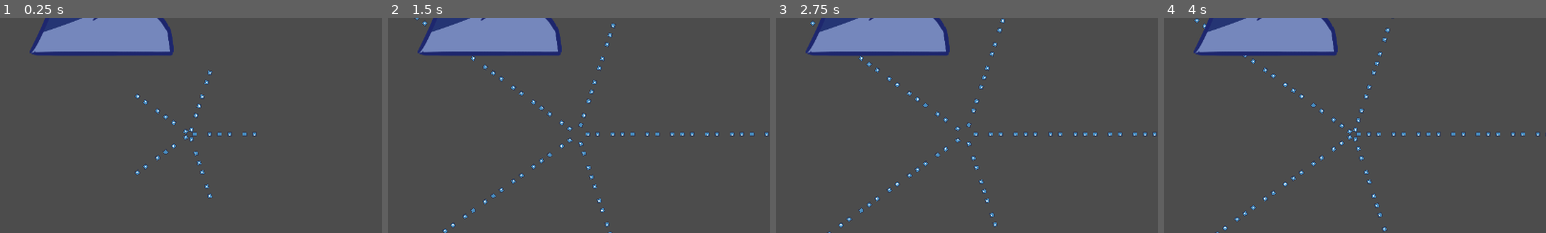
Above: before the commit, frames 1-4 (left to right).
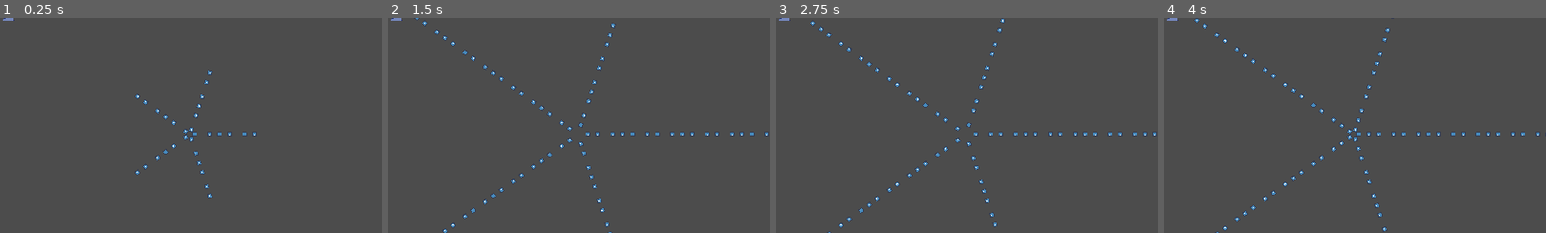
Above: after the commit, the same moments.

Repository: senseibobo/velika-gozba
Game: Godot game, scene res://World/World.tscn
Two runs of this game, one before a commit and one after it. Both use one fixed random seed, a clock stepped at 60 frames per second and the inputs below.
Inputs (mouse positions are % of the whole screen's width and height, from its top left):
- Up to frame 1 (0.25 s): no input
- Up to frame 2 (1.5 s): move the mouse to (72, 45) at 0.52 s; hold D (move_right) 0.53-1.28 s; move the mouse to (30, 55) at 1.27 s; hold S (move_down) from 1.28 s (still down)
- Up to frame 3 (2.75 s): move the mouse to (60, 28) at 2.02 s; release S (move_down) at 2.03 s; hold D (move_right) from 2.03 s (still down)
- Up to frame 4 (4 s): move the mouse to (45, 70) at 2.77 s; release D (move_right) at 2.78 s; hold W (move_up) 2.78-3.53 s; move the mouse to (80, 65) at 3.52 s; hold Left (move_left) from 3.53 s (still down)
The pictures show only the part of the screen within x 0-50%, y 0-50%; the shares and areas given below are measured in that part.

The runs differ from the first frame. In frame 1, 6.1% of the frame differs, in the area x 0-46%, y 0-18%; in frame 2, 6.1%; in frame 3, 6.1%; in frame 4, 6.1%.

Commit message:
made player smaller

Diff:
--- a/Game/Player/Player.tscn
+++ b/Game/Player/Player.tscn
@@ -26,7 +26,7 @@
 tracks/0/enabled = true
 tracks/0/keys = {
 "points": PoolRealArray( 51, -0.25, 0, 0.25, 0, 51, -0.25, 0, 0.25, 0, 51, -0.25, 0, 0.25, 0 ),
-"times": PoolRealArray( -0.1, 0.5, 1.1 )
+"times": PoolRealArray( 0, 0.5, 1.1 )
 }
 tracks/1/type = "bezier"
 tracks/1/path = NodePath("Node2D/lice:position:y")
@@ -35,8 +35,8 @@
 tracks/1/imported = false
 tracks/1/enabled = true
 tracks/1/keys = {
-"points": PoolRealArray( -566.327, -0.25, 0, 0.25, 0, -536.791, -0.25, 0, 0.25, 0, -566.327, -0.25, 0, 0.25, 0 ),
-"times": PoolRealArray( 0, 0.6, 1.1 )
+"points": PoolRealArray( -566.327, -0.25, 0, 0.25, 0 ),
+"times": PoolRealArray( 0 )
 }
 tracks/2/type = "bezier"
 tracks/2/path = NodePath("Node2D/desnaRuka:position:x")
@@ -45,8 +45,8 @@
 tracks/2/imported = false
 tracks/2/enabled = true
 tracks/2/keys = {
-"points": PoolRealArray( -266, -0.25, 0, 0.25, 0, -266, -0.25, 0, 0.25, 0, -266, -0.25, 0, 0.25, 0 ),
-"times": PoolRealArray( 0, 0.5, 1 )
+"points": PoolRealArray( -266, -0.25, 0, 0.25, 0 ),
+"times": PoolRealArray( 0 )
 }
 tracks/3/type = "bezier"
 tracks/3/path = NodePath("Node2D/desnaRuka:position:y")
@@ -55,8 +55,8 @@
 tracks/3/imported = false
 tracks/3/enabled = true
 tracks/3/keys = {
-"points": PoolRealArray( -339, -0.25, 0, 0.25, 0, -309.465, -0.25, 0, 0.25, 0, -339, -0.25, 0, 0.25, 0 ),
-"times": PoolRealArray( 0, 0.5, 1 )
+"points": PoolRealArray( -339, -0.25, 0, 0.25, 0 ),
+"times": PoolRealArray( 0 )
 }
 tracks/4/type = "bezier"
 tracks/4/path = NodePath("Node2D/uvo:position:x")
@@ -65,8 +65,8 @@
 tracks/4/imported = false
 tracks/4/enabled = true
 tracks/4/keys = {
-"points": PoolRealArray( -260, -0.25, 0, 0.25, 0, -260, -0.25, 0, 0.25, 0, -260, -0.25, 0, 0.25, 0 ),
-"times": PoolRealArray( 0, 0.5, 1 )
+"points": PoolRealArray( -260, -0.25, 0, 0.25, 0 ),
+"times": PoolRealArray( 0 )
 }
 tracks/5/type = "bezier"
 tracks/5/path = NodePath("Node2D/uvo:position:y")
@@ -75,8 +75,8 @@
 tracks/5/imported = false
 tracks/5/enabled = true
 tracks/5/keys = {
-"points": PoolRealArray( -537, -0.25, 0, 0.25, 0, -507.465, -0.25, 0, 0.25, 0, -537, -0.25, 0, 0.25, 0 ),
-"times": PoolRealArray( 0, 0.5, 1 )
+"points": PoolRealArray( -537, -0.25, 0, 0.25, 0 ),
+"times": PoolRealArray( 0 )
 }
 tracks/6/type = "bezier"
 tracks/6/path = NodePath("Node2D/kapa:position:x")
@@ -85,8 +85,8 @@
 tracks/6/imported = false
 tracks/6/enabled = true
 tracks/6/keys = {
-"points": PoolRealArray( -57, -0.25, 0, 0.25, 0, -57, -0.25, 0, 0.25, 0, -57, -0.25, 0, 0.25, 0 ),
-"times": PoolRealArray( 0, 0.5, 1 )
+"points": PoolRealArray( -57, -0.25, 0, 0.25, 0 ),
+"times": PoolRealArray( 0 )
 }
 tracks/7/type = "bezier"
 tracks/7/path = NodePath("Node2D/kapa:position:y")
@@ -95,8 +95,8 @@
 tracks/7/imported = false
 tracks/7/enabled = true
 tracks/7/keys = {
-"points": PoolRealArray( -545, -0.25, 0, 0.25, 0, -515.465, -0.25, 0, 0.25, 0, -545, -0.25, 0, 0.25, 0 ),
-"times": PoolRealArray( 0, 0.6, 1 )
+"points": PoolRealArray( -545, -0.25, 0, 0.25, 0 ),
+"times": PoolRealArray( 0 )
 }
 tracks/8/type = "bezier"
 tracks/8/path = NodePath("Node2D/telo:position:x")
@@ -105,8 +105,8 @@
 tracks/8/imported = false
 tracks/8/enabled = true
 tracks/8/keys = {
-"points": PoolRealArray( 0, -0.25, 0, 0.25, 0, 0, -0.25, 0, 0.25, 0, 0, -0.25, 0, 0.25, 0 ),
-"times": PoolRealArray( 0, 0.5, 1 )
+"points": PoolRealArray( 0, -0.25, 0, 0.25, 0 ),
+"times": PoolRealArray( 0 )
 }
 tracks/9/type = "bezier"
 tracks/9/path = NodePath("Node2D/telo:position:y")
@@ -115,8 +115,8 @@
 tracks/9/imported = false
 tracks/9/enabled = true
 tracks/9/keys = {
-"points": PoolRealArray( -375, -0.25, 0, 0.25, 0, -345.465, -0.25, 0, 0.25, 0, -375, -0.25, 0, 0.25, 0 ),
-"times": PoolRealArray( 0, 0.5, 1 )
+"points": PoolRealArray( -375, -0.25, 0, 0.25, 0 ),
+"times": PoolRealArray( 0 )
 }
 tracks/10/type = "bezier"
 tracks/10/path = NodePath("Node2D/levaRuka:position:x")
@@ -125,8 +125,8 @@
 tracks/10/imported = false
 tracks/10/enabled = true
 tracks/10/keys = {
-"points": PoolRealArray( 224, -0.25, 0, 0.25, 0, 224, -0.25, 0, 0.25, 0, 224, -0.25, 0, 0.25, 0 ),
-"times": PoolRealArray( 0, 0.5, 1 )
+"points": PoolRealArray( 224, -0.25, 0, 0.25, 0 ),
+"times": PoolRealArray( 0 )
 }
 tracks/11/type = "bezier"
 tracks/11/path = NodePath("Node2D/levaRuka:position:y")
@@ -135,8 +135,8 @@
 tracks/11/imported = false
 tracks/11/enabled = true
 tracks/11/keys = {
-"points": PoolRealArray( -383, -0.25, 0, 0.25, 0, -353.465, -0.25, 0, 0.25, 0, -383, -0.25, 0, 0.25, 0 ),
-"times": PoolRealArray( 0, 0.5, 1 )
+"points": PoolRealArray( -383, -0.25, 0, 0.25, 0 ),
+"times": PoolRealArray( 0 )
 }
 tracks/12/type = "bezier"
 tracks/12/path = NodePath("levaNoga:position:x")
@@ -145,8 +145,8 @@
 tracks/12/imported = false
 tracks/12/enabled = true
 tracks/12/keys = {
-"points": PoolRealArray( 140, -0.25, 0, 0.25, 0, 150, -0.25, 0, 0.25, 0, 140, -0.25, 0, 0.25, 0 ),
-"times": PoolRealArray( 0, 0.5, 1 )
+"points": PoolRealArray( 140, -0.25, 0, 0.25, 0 ),
+"times": PoolRealArray( 0 )
 }
 tracks/13/type = "bezier"
 tracks/13/path = NodePath("levaNoga:position:y")
@@ -155,8 +155,8 @@
 tracks/13/imported = false
 tracks/13/enabled = true
 tracks/13/keys = {
-"points": PoolRealArray( -48, -0.25, 0, 0.25, 0, -48, -0.25, 0, 0.25, 0, -48, -0.25, 0, 0.25, 0 ),
-"times": PoolRealArray( 0, 0.5, 1 )
+"points": PoolRealArray( -48, -0.25, 0, 0.25, 0 ),
+"times": PoolRealArray( 0 )
 }
 tracks/14/type = "bezier"
 tracks/14/path = NodePath("desnaNoga:position:x")
@@ -165,8 +165,8 @@
 tracks/14/imported = false
 tracks/14/enabled = true
 tracks/14/keys = {
-"points": PoolRealArray( -136, -0.25, 0, 0.25, 0, -148, -0.25, 0, 0.25, 0, -136, -0.25, 0, 0.25, 0 ),
-"times": PoolRealArray( 0, 0.5, 1 )
+"points": PoolRealArray( -136, -0.25, 0, 0.25, 0 ),
+"times": PoolRealArray( 0 )
 }
 tracks/15/type = "bezier"
 tracks/15/path = NodePath("desnaNoga:position:y")
@@ -175,8 +175,8 @@
 tracks/15/imported = false
 tracks/15/enabled = true
 tracks/15/keys = {
-"points": PoolRealArray( -53, -0.25, 0, 0.25, 0, -53, -0.25, 0, 0.25, 0, -53, -0.25, 0, 0.25, 0 ),
-"times": PoolRealArray( 0, 0.5, 1 )
+"points": PoolRealArray( -53, -0.25, 0, 0.25, 0 ),
+"times": PoolRealArray( 0 )
 }
 tracks/16/type = "bezier"
 tracks/16/path = NodePath("Node2D/desnaRuka:rotation_degrees")
@@ -185,8 +185,8 @@
 tracks/16/imported = false
 tracks/16/enabled = true
 tracks/16/keys = {
-"points": PoolRealArray( 0, -0.25, 0, 0.25, 0, 3.59049, -0.25, 0, 0.25, 0, 3.59187, -0.25, 0, 0.25, 0, 0, -0.25, 0, 0.25, 0 ),
-"times": PoolRealArray( 0, 0.391615, 0.4, 0.8 )
+"points": PoolRealArray( 0, -0.25, 0, 0.25, 0 ),
+"times": PoolRealArray( 0 )
 }
 tracks/17/type = "bezier"
 tracks/17/path = NodePath("Node2D/levaRuka:rotation_degrees")
@@ -195,8 +195,8 @@
 tracks/17/imported = false
 tracks/17/enabled = true
 tracks/17/keys = {
-"points": PoolRealArray( 0, -0.25, 0, 0.25, 0, -5.03724, -0.25, 0, 0.25, 0, -0.00722503, -0.25, 0, 0.25, 0, 0, -0.25, 0, 0.25, 0 ),
-"times": PoolRealArray( 0, 0.4, 0.783985, 0.8 )
+"points": PoolRealArray( 0, -0.25, 0, 0.25, 0 ),
+"times": PoolRealArray( 0 )
 }
 tracks/18/type = "bezier"
 tracks/18/path = NodePath("Node2D/lice:rotation_degrees")
@@ -326,104 +326,11 @@
 "points": PoolRealArray( 0, -0.25, 0, 0.25, 0 ),
 "times": PoolRealArray( 0 )
 }
-tracks/30/type = "bezier"
-tracks/30/path = NodePath("attack:position:x")
-tracks/30/interp = 1
-tracks/30/loop_wrap = true
-tracks/30/imported = false
-tracks/30/enabled = true
-tracks/30/keys = {
-"points": PoolRealArray( -43, -0.25, 0, 0.25, 0 ),
-"times": PoolRealArray( 0 )
-}
-tracks/31/type = "bezier"
-tracks/31/path = NodePath("attack:position:y")
-tracks/31/interp = 1
-tracks/31/loop_wrap = true
-tracks/31/imported = false
-tracks/31/enabled = true
-tracks/31/keys = {
-"points": PoolRealArray( 11, -0.25, 0, 0.25, 0 ),
-"times": PoolRealArray( 0 )
-}
-tracks/32/type = "bezier"
-tracks/32/path = NodePath("attack/vfx:modulate:r")
-tracks/32/interp = 1
-tracks/32/loop_wrap = true
-tracks/32/imported = false
-tracks/32/enabled = true
-tracks/32/keys = {
-"points": PoolRealArray( 1, -0.25, 0, 0.25, 0 ),
-"times": PoolRealArray( 0 )
-}
-tracks/33/type = "bezier"
-tracks/33/path = NodePath("attack/vfx:modulate:g")
-tracks/33/interp = 1
-tracks/33/loop_wrap = true
-tracks/33/imported = false
-tracks/33/enabled = true
-tracks/33/keys = {
-"points": PoolRealArray( 1, -0.25, 0, 0.25, 0 ),
-"times": PoolRealArray( 0 )
-}
-tracks/34/type = "bezier"
-tracks/34/path = NodePath("attack/vfx:modulate:b")
-tracks/34/interp = 1
-tracks/34/loop_wrap = true
-tracks/34/imported = false
-tracks/34/enabled = true
-tracks/34/keys = {
-"points": PoolRealArray( 1, -0.25, 0, 0.25, 0 ),
-"times": PoolRealArray( 0 )
-}
-tracks/35/type = "bezier"
-tracks/35/path = NodePath("attack/vfx:modulate:a")
-tracks/35/interp = 1
-tracks/35/loop_wrap = true
-tracks/35/imported = false
-tracks/35/enabled = true
-tracks/35/keys = {
-"points": PoolRealArray( 1, -0.25, 0, 0.25, 0 ),
-"times": PoolRealArray( 0 )
-}
-tracks/36/type = "bezier"
-tracks/36/path = NodePath("attack:rotation_degrees")
-tracks/36/interp = 1
-tracks/36/loop_wrap = true
-tracks/36/imported = false
-tracks/36/enabled = true
-tracks/36/keys = {
-"points": PoolRealArray( 0, -0.25, 0, 0.25, 0 ),
-"times": PoolRealArray( 0 )
-}
-tracks/37/type = "value"
-tracks/37/path = NodePath("attack:visible")
-tracks/37/interp = 1
-tracks/37/loop_wrap = true
-tracks/37/imported = false
-tracks/37/enabled = true
-tracks/37/keys = {
-"times": PoolRealArray( 0.001 ),
-"transitions": PoolRealArray( 1 ),
-"update": 1,
-"values": [ false ]
-}
-tracks/38/type = "value"
-tracks/38/path = NodePath("attack:visible")
-tracks/38/interp = 1
-tracks/38/loop_wrap = true
-tracks/38/imported = false
-tracks/38/enabled = true
-tracks/38/keys = {
-"times": PoolRealArray( 0 ),
-"transitions": PoolRealArray( 1 ),
-"update": 0,
-"values": [ true ]
-}
 
 [node name="Player" type="Node2D"]
 
 [node name="Object" type="Node2D" parent="."]
+scale = Vector2( 0.08, 0.08 )
 
 [node name="levaNoga" type="Sprite" parent="Object"]
 position = Vector2( 140, -48 )
